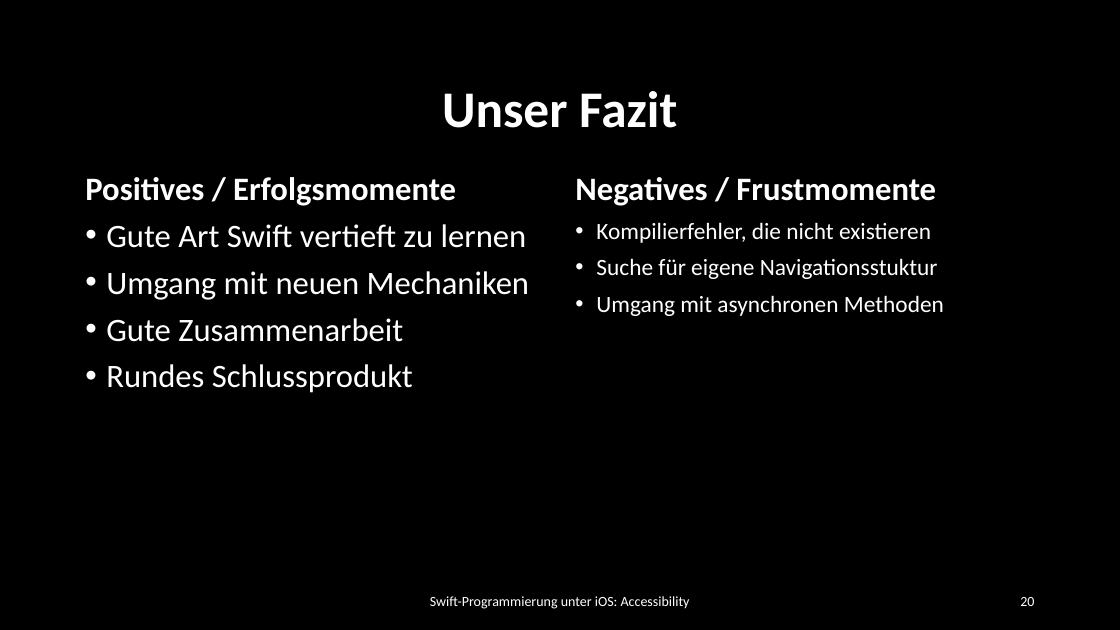
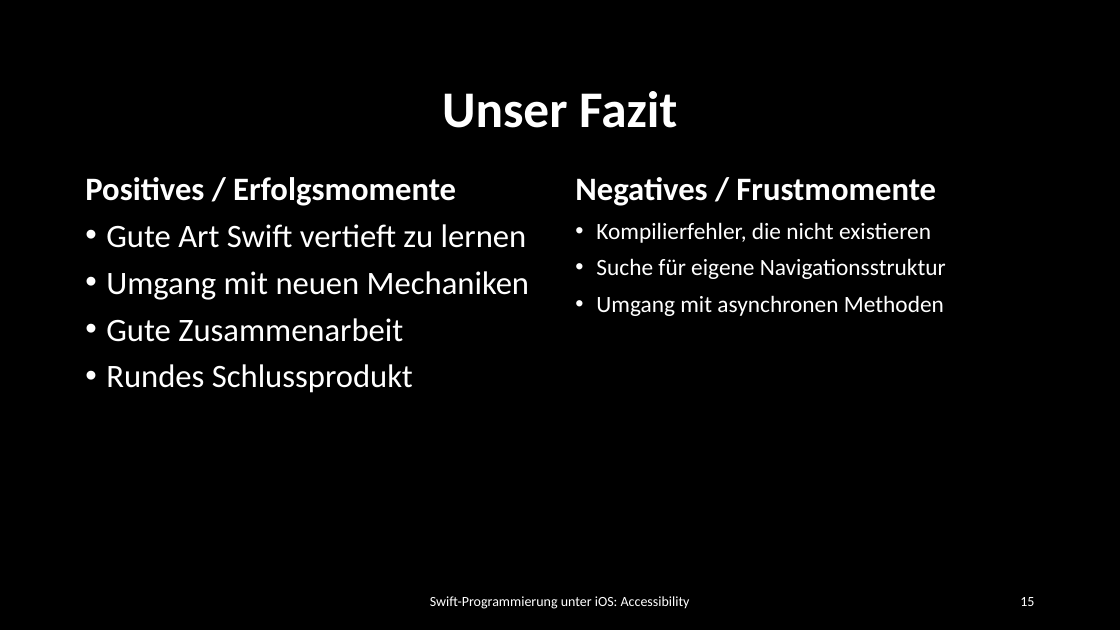
Before and after one commit to dspengler99/Quiz-With-Me, a slide deck: slide 16 of Präsentation/Quiz With Me.pptx (slide 21 before the commit). Drawn at 1120x630 pixels with LibreOffice and Linux fonts; fonts in the diff are those of the drawing; background and template pictures are left out. Boxes give left, top, right and bottom in pixels: in the first picture for what was removed or moved away, otherwise in the second. Text is boxed around its words. In the diff, an @@ line names an element or a change of style, - is before the commit and + after.

```diff
--- a/Präsentation/Quiz With Me.pptx
+++ b/Präsentation/Quiz With Me.pptx
@@ text at [596,258,946,279]: text changed @@
-• Suche für eigene Navigationsstuktur
+• Suche für eigene Navigationsstruktur
@@ page number at [1020,597,1034,606]: text changed @@
-20
+15
```
Also in this commit, not shown: 4 other slides changed, 5 slides removed.
